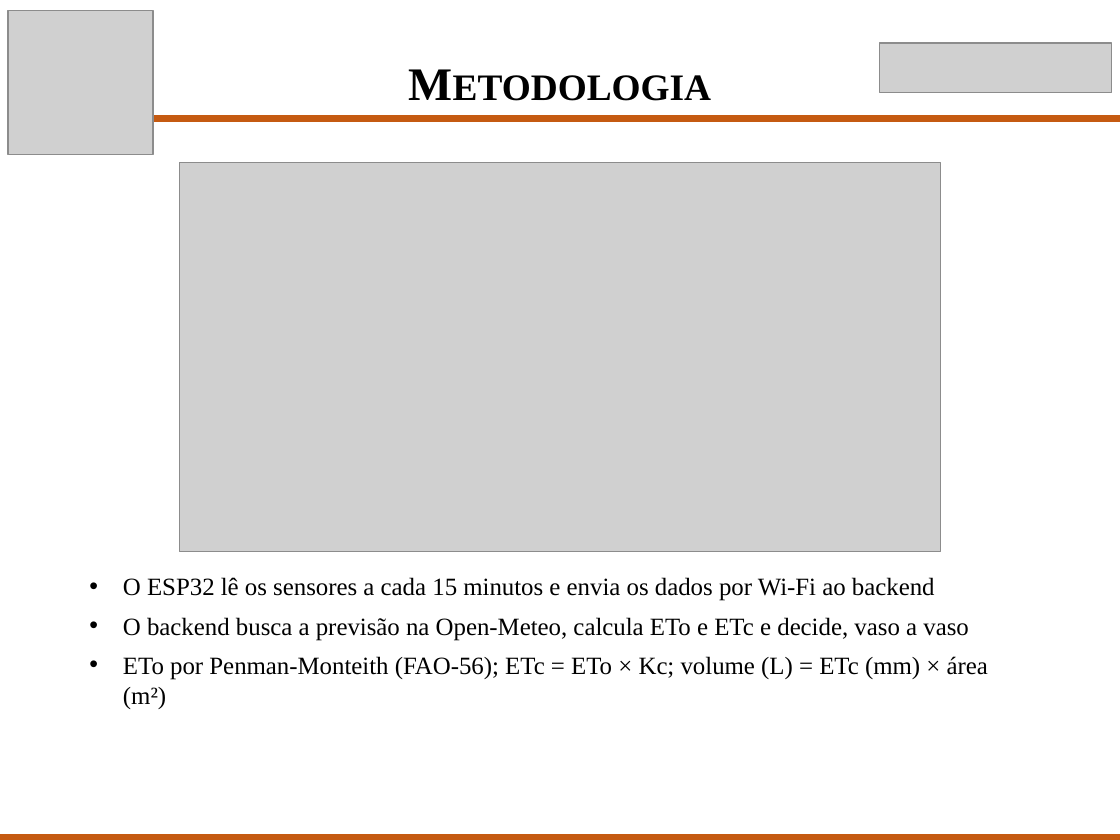
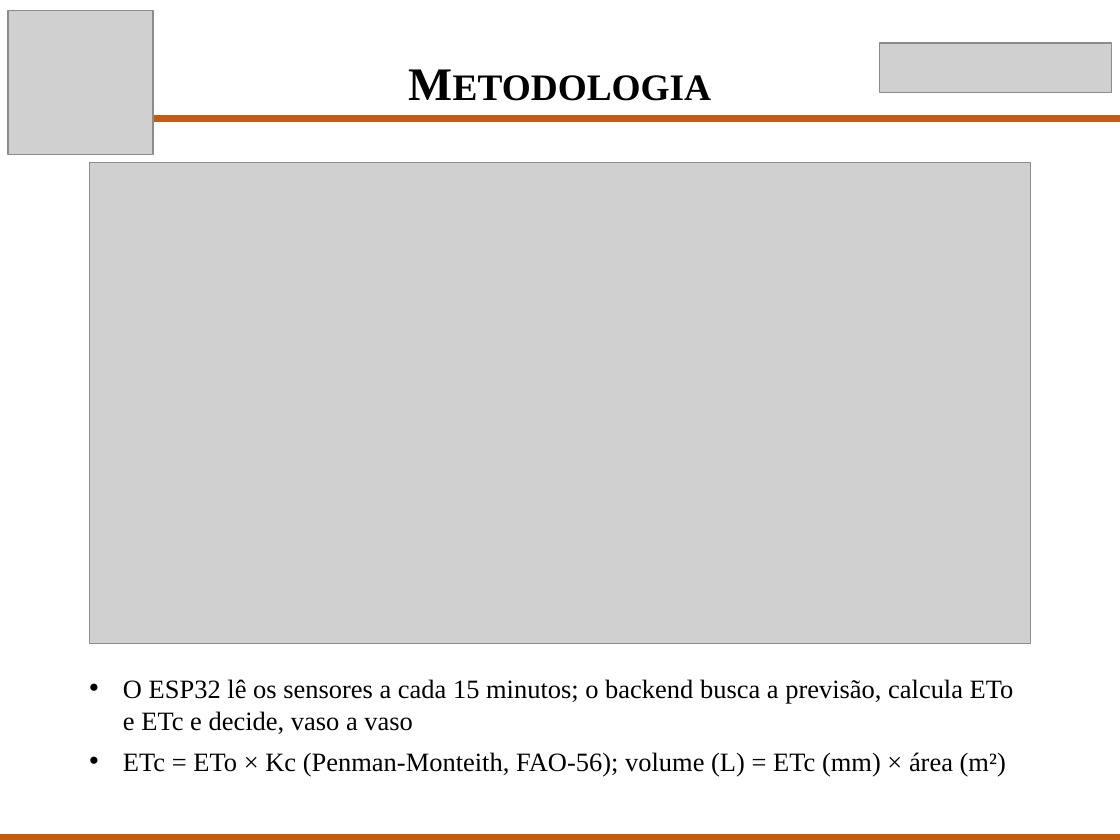
Before and after one commit to Scaglia05/irrigacao-inteligente, a slide deck: slide 5 of docs/p2/Apresentacao_TCC_P2.pptx. Drawn at 1120x840 pixels with LibreOffice and Linux fonts; fonts in the diff are those of the drawing; grey boxes stand for pictures. Boxes give left, top, right and bottom in pixels: in the first picture for what was removed or moved away, otherwise in the second. Text is boxed around its words. In the diff, an @@ line names an element or a change of style, - is before the commit and + after.

```diff
--- a/docs/p2/Apresentacao_TCC_P2.pptx
+++ b/docs/p2/Apresentacao_TCC_P2.pptx
@@ picture resized from (x1=179, y1=162, x2=941, y2=552) to (x1=90, y1=162, x2=1030, y2=643) @@
@@ text at (x1=123, y1=679, x2=1014, y2=777): text changed; size 16 to 17 pt @@
-• O ESP32 lê os sensores a cada 15 minutos e envia os dados por Wi-Fi ao backend
-• O backend busca a previsão na Open-Meteo, calcula ETo e ETc e decide, vaso a vaso
-• ETo por Penman-Monteith (FAO-56); ETc = ETo × Kc; volume (L) = ETc (mm) × área (m²)
+• O ESP32 lê os sensores a cada 15 minutos; o backend busca a previsão, calcula ETo e ETc e decide, vaso a vaso
+• ETc = ETo × Kc (Penman-Monteith, FAO-56); volume (L) = ETc (mm) × área (m²)
```
Also in this commit, not shown: 6 other slides changed, 3 slides removed, 1 other file.
